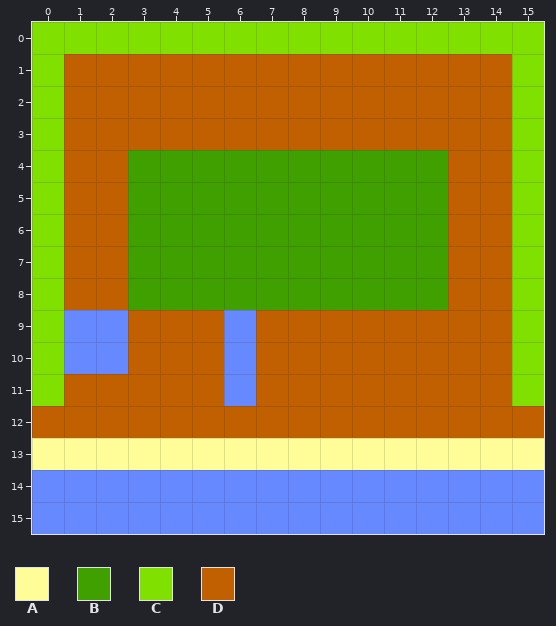
Level history. Tiled map (JSON): assets/tilemaps/beach.json. The picture above was drawn from the file before the commit.
Cells are 32x32 px. Shown: x 0..15, y 0..15.
Key: from "basicTiles": A 0, B 1, C 2, D 3.
_ is an empty cell, # one hidden under a higher layer.
Layers that did not change in this view are not listed.
Layer "background" before, first column x 0:
 0 CCCCCCCCCCCCCCCC
 1 CDDDDDDDDDDDDDDC
 2 CDDDDDDDDDDDDDDC
 3 CDDDDDDDDDDDDDDC
 4 CDDBBBBBBBBBBDDC
 5 CDDBBBBBBBBBBDDC
 6 CDDBBBBBBBBBBDDC
 7 CDDBBBBBBBBBBDDC
 8 CDDBBBBBBBBBBDDC
 9 C##DDD#DDDDDDDDC
10 C##DDD#DDDDDDDDC
11 CDDDDD#DDDDDDDDC
12 DDDDDDDDDDDDDDDD
13 AAAAAAAAAAAAAAAA
14 ################
15 ################
The same view after the edit:
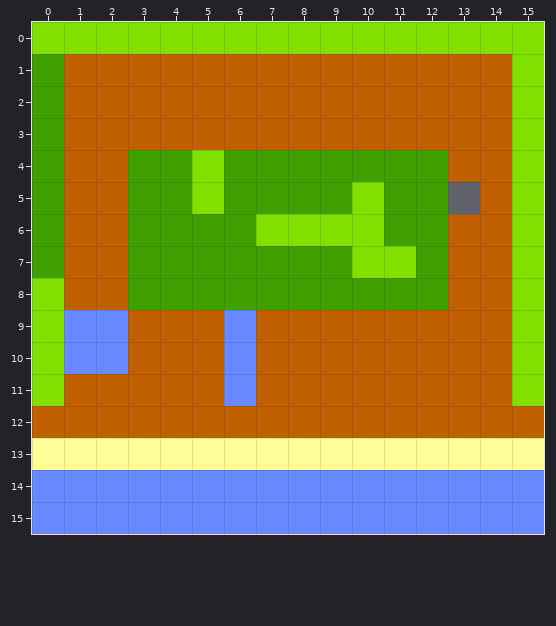
Changes in this commit:
{"where": "layer \"background\""}
{"y":1,"x":0,"old":"C","new":"B"}
{"y":2,"x":0,"old":"C","new":"B"}
{"y":3,"x":0,"old":"C","new":"B"}
{"y":4,"x":0,"old":"C","new":"B"}
{"y":4,"x":5,"old":"B","new":"C"}
{"y":5,"x":0,"old":"C","new":"B"}
{"y":5,"x":5,"old":"B","new":"C"}
{"y":5,"x":10,"old":"B","new":"C"}
{"y":5,"x":13,"old":"D","new":"_"}
{"y":6,"x":0,"old":"C","new":"B"}
{"y":6,"x":7,"old":"BBBB","new":"CCCC"}
{"y":7,"x":0,"old":"C","new":"B"}
{"y":7,"x":10,"old":"BB","new":"CC"}
{"label":"changed","picture_box":[32,54,64,278]}
{"label":"changed","picture_box":[192,150,224,214]}
{"label":"changed","picture_box":[256,182,416,278]}
{"label":"removed","picture_box":[448,182,480,214]}
